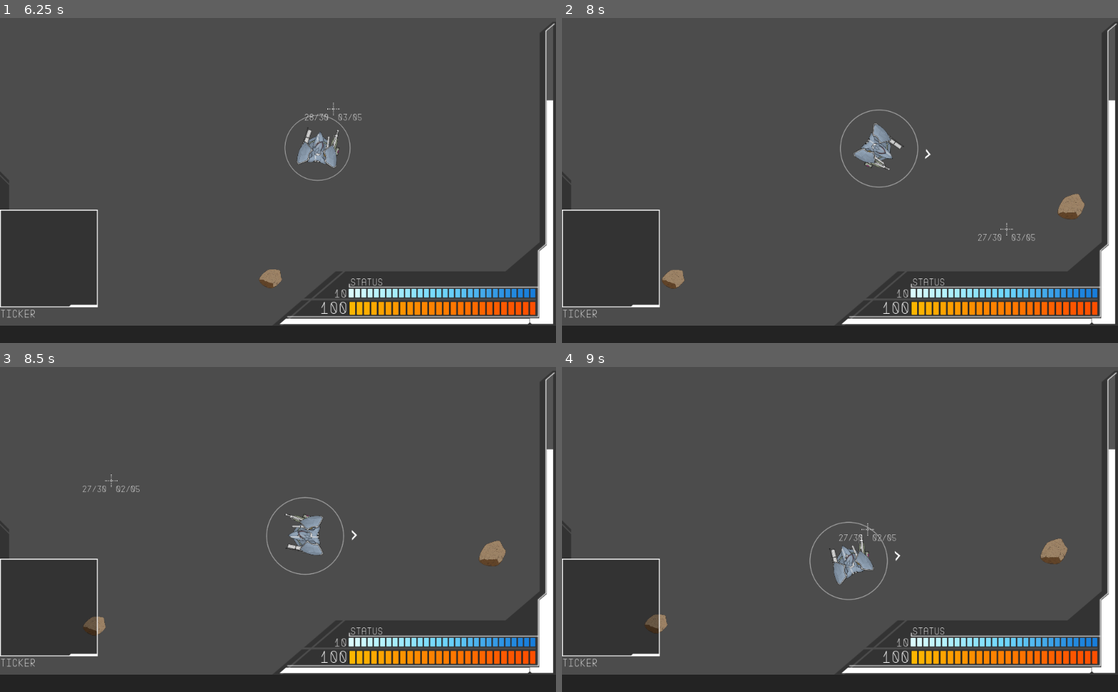
Above: before the commit, frames 1-4 (two rows, left to right).
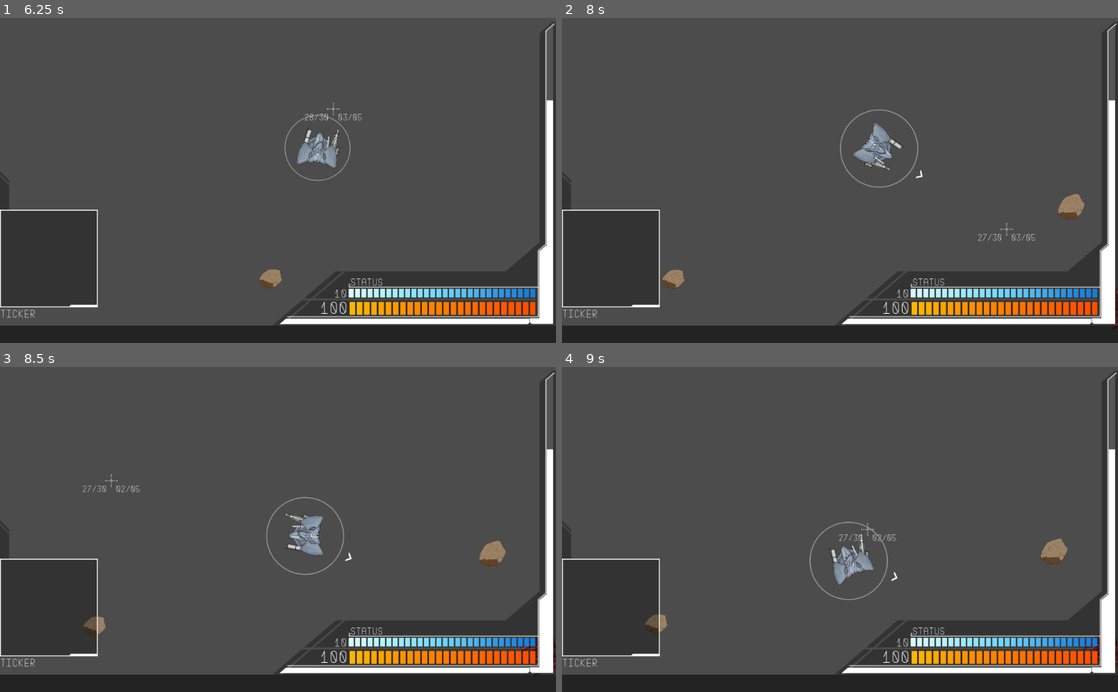
Above: after the commit, the same moments.

Repository: Littlerun-Bastion/Soulless-Steel
Game: Godot game, scene res://game/arena/Arena.tscn
Same seed, same stepped clock (60 frames per second), same inputs: the game is played once before the commit and once after it.
Inputs (mouse positions are in pixels of both pictures, inside the frame that each line leads up to):
- Up to frame 1 (6.25 s): move the mouse to (250, 245) at 0.52 s; hold F (honk) 0.53-1.28 s; hold W (up) 0.53-2.03 s; move the mouse to (444, 229) at 1.27 s; click (444, 229) at 1.35 s; move the mouse to (111, 131) at 2.02 s; hold Right mouse button (right_arm_weapon_shoot) 2.03-2.78 s; hold A (left) 2.03-3.53 s; move the mouse to (305, 180) at 2.77 s; tap Ctrl (strafe) at 2.85, 5.85 s; move the mouse to (194, 99) at 3.52 s; hold S (down) 3.53-4.28 s; hold F (honk) 3.53-4.28 s; move the mouse to (400, 164) at 4.27 s; hold D (right) 4.28-5.03 s; click (400, 164) at 4.35 s; move the mouse to (166, 196) at 5.02 s; hold W (up) 5.03-5.78 s; hold Right mouse button (right_arm_weapon_shoot) 5.03-5.78 s; move the mouse to (333, 109) at 5.77 s; hold D (right) from 5.78 s (still down)
- Up to frame 2 (8 s): keep holding D (right); move the mouse to (812, 245) at 6.52 s; hold F (honk) 6.53-7.28 s; move the mouse to (1006, 229) at 7.27 s; click (1006, 229) at 7.35 s
- Up to frame 3 (8.5 s): move the mouse to (111, 480) at 8.02 s; release D (right) at 8.03 s; hold S (down) from 8.03 s (still down); hold Right mouse button (right_arm_weapon_shoot) from 8.03 s (still down)
- Up to frame 4 (9 s): move the mouse to (867, 529) at 8.77 s; release S (down) at 8.78 s; release Right mouse button (right_arm_weapon_shoot) at 8.78 s; hold A (left) from 8.78 s (still down); tap Ctrl (strafe) at 8.85 s

Frame 1 is identical in both runs. In frame 2, less than 0.1% of the frame differs, in the area x 63-100%, y 40-96%; in frame 3, 0.1%, in the area x 62-100%, y 50-96%; in frame 4, less than 0.1%.

Commit message:
now AI is always using the pathfinding

Diff:
--- a/project/game/mecha/Enemy.gd
+++ b/project/game/mecha/Enemy.gd
@@ -11,10 +11,10 @@
 var logic
 var all_mechas
 var valid_target = false
-var engage_distance = 300
+var engage_distance = 400
 var shooting_distance = 50
 var current_state
-var move_d_rand = 50
+var move_d_rand = 200
 var navigation_node
 var path : Array = []
 var pos_for_blocked
@@ -30,7 +30,6 @@
 
 func _process(delta):
 	var state = logic.get_current_state()
-
 	check_for_targets()
 
 	if has_method("do_"+state):
@@ -39,6 +38,7 @@
 	logic.updateFiniteLogic(self)
 
 	$Label.text = logic.get_current_state()
+
 
 func setup(_all_mechas, _path_stuff):
 	all_mechas = _all_mechas
@@ -111,23 +111,22 @@
 
 	## ifs to check where the enemy is and add the proper distance between them
 	if position.x - valid_target.position.x < 0:
-		v_closeness.x = -50
+		v_closeness.x = -500
 	else:
-		v_closeness.x = 50
+		v_closeness.x = 500
 
 	if position.x - valid_target.position.y < 0:
-		v_closeness.y = -50
+		v_closeness.y = -500
 	else:
-		v_closeness.y = 50
+		v_closeness.y = 500
 
 	rand_pos = Vector2(rand_range(max(move_d_rand, valid_target.position.x-move_d_rand+v_closeness.x),\
-				   min(arena_size.x-move_d_rand, valid_target.position.x+move_d_rand+v_closeness.x)),\
-
+				   (move_d_rand)),\
 				   rand_range(max(move_d_rand, valid_target.position.y-move_d_rand+v_closeness.y),\
-				   min(arena_size.y-move_d_rand, valid_target.position.y+move_d_rand+v_closeness.y)))
-
+				   (move_d_rand)))
 
 	return navigation_node.get_closest_point(rand_pos)
+
 
 func do_roaming(delta):
 	if not final_pos:
@@ -160,18 +159,21 @@
 func do_targeting(delta):
 	if not valid_target:
 		return
-	var enemy_area =  random_pos_targeting()
-	path = navigation_node.get_simple_path(self.position, enemy_area)
 
-	if self.position.x < enemy_area.x + 10 or self.position.x < enemy_area.x - 10 and\
-	   self.position.y < enemy_area.y + 10 or self.position.y < enemy_area.y - 10:
-		apply_rotation(delta, valid_target.position, false)
-		apply_movement(delta, Vector2(0,0))
-	else:
+	var enemy_area_point
+
+	if not final_pos:
+		enemy_area_point = random_pos_targeting()
+
+	if not path:
+		path = navigation_node.get_simple_path(self.position, enemy_area_point)
+
+	if path.size() > 0:
 		for place in path:
+			print("wtf")
 			apply_rotation(delta, valid_target.position, false)
-			apply_movement(delta, Vector2(enemy_area.x-self.position.x,\
-								  enemy_area.y-self.position.y))
+			apply_movement(delta,  Vector2(path[0].x-position.x,\
+				   			  	   path[0].y-position.y))
 
 	shoot_weapons()
 
--- a/project/game/mecha/enemy_logic/EnemyLogic.gd
+++ b/project/game/mecha/enemy_logic/EnemyLogic.gd
@@ -14,12 +14,12 @@
 	g.add_a_node("roaming")
 	g.add_a_node("targeting")
 
-#	g.add_connection("idle", "roaming", funcref(self, "idle_to_roaming"))
-#	g.add_connection("idle", "targeting", funcref(self, "idle_to_targeting"))
-#	g.add_connection("roaming", "idle", funcref(self, "roaming_to_idle"))
-#	g.add_connection("roaming", "targeting", funcref(self, "roaming_to_targeting"))
-#	g.add_connection("targeting", "idle", funcref(self, "targeting_to_idle"))
-#	g.add_connection("targeting", "roaming", funcref(self, "targeting_to_roaming"))
+	g.add_connection("idle", "roaming", funcref(self, "idle_to_roaming"))
+	g.add_connection("idle", "targeting", funcref(self, "idle_to_targeting"))
+	g.add_connection("roaming", "idle", funcref(self, "roaming_to_idle"))
+	g.add_connection("roaming", "targeting", funcref(self, "roaming_to_targeting"))
+	g.add_connection("targeting", "idle", funcref(self, "targeting_to_idle"))
+	g.add_connection("targeting", "roaming", funcref(self, "targeting_to_roaming"))
 
 
 func get_current_state():
